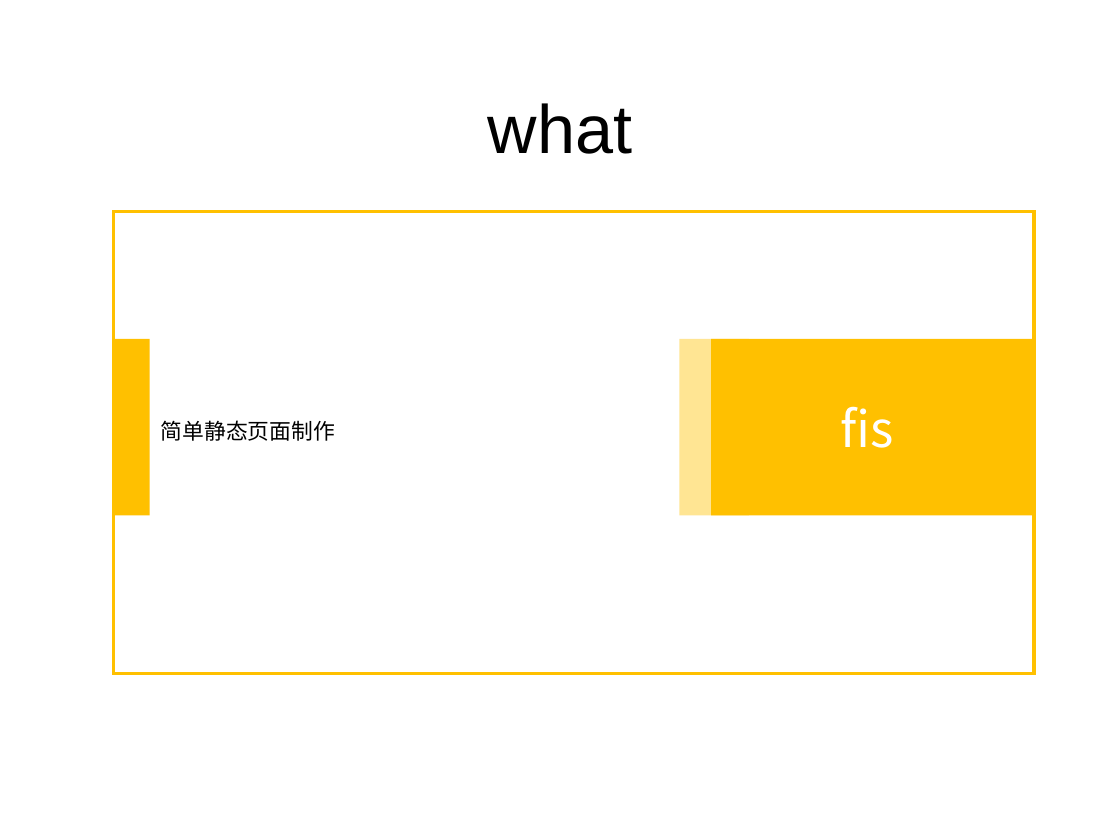
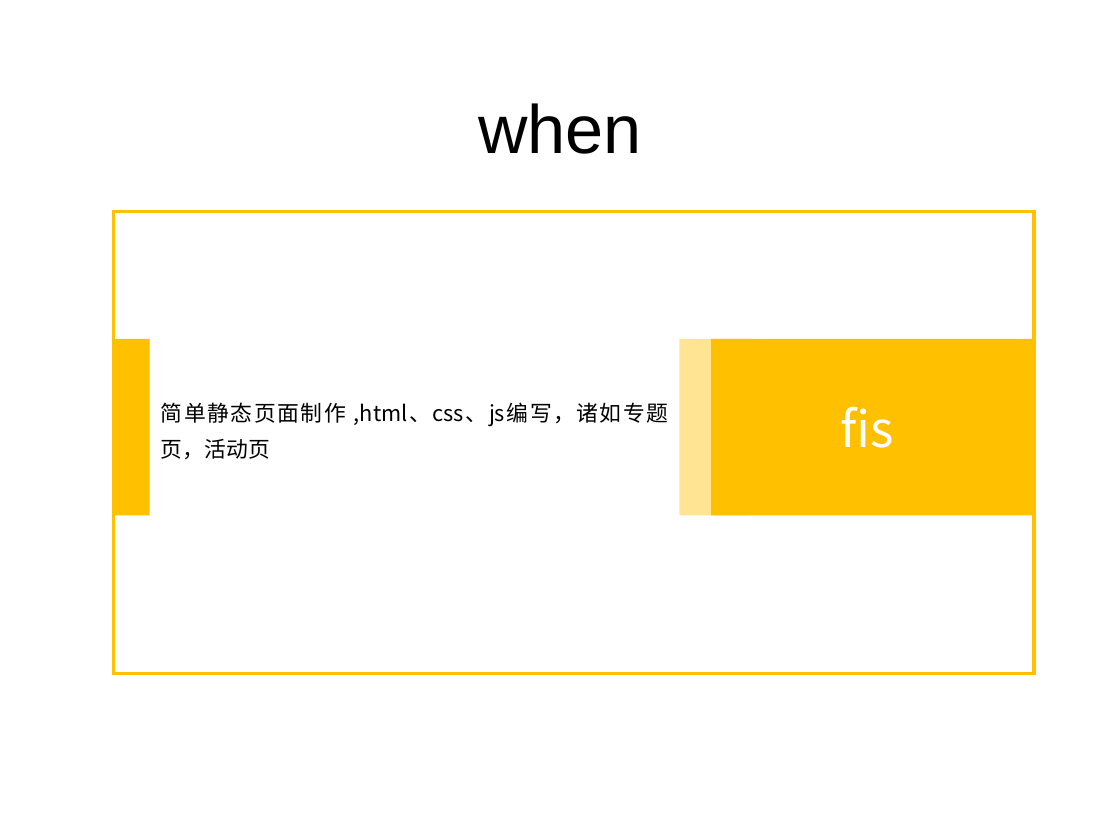
Before and after one commit to somenotes/fis, a slide deck: slide 20 of fis学习.ppt (slide 8 before the commit). Drawn at 1120x840 pixels with LibreOffice and Linux fonts; fonts in the diff are those of the drawing. Boxes give left, top, right and bottom in pixels: in the first picture for what was removed or moved away, otherwise in the second. Text is boxed around its words. In the diff, an @@ line names an element or a change of style, - is before the commit and + after.

```diff
--- a/fis学习.ppt
+++ b/fis学习.ppt
@@ title at [478, 103, 642, 154]: text changed @@
-what
+when
@@ text at [161, 402, 669, 459]: text changed @@
-简单静态页面制作
+简单静态页面制作 ,html、css、js编写，诸如专题页，活动页
```
Also in this commit, not shown: 8 other slides changed, 6 slides added, 1 slide removed, 1 other file.
